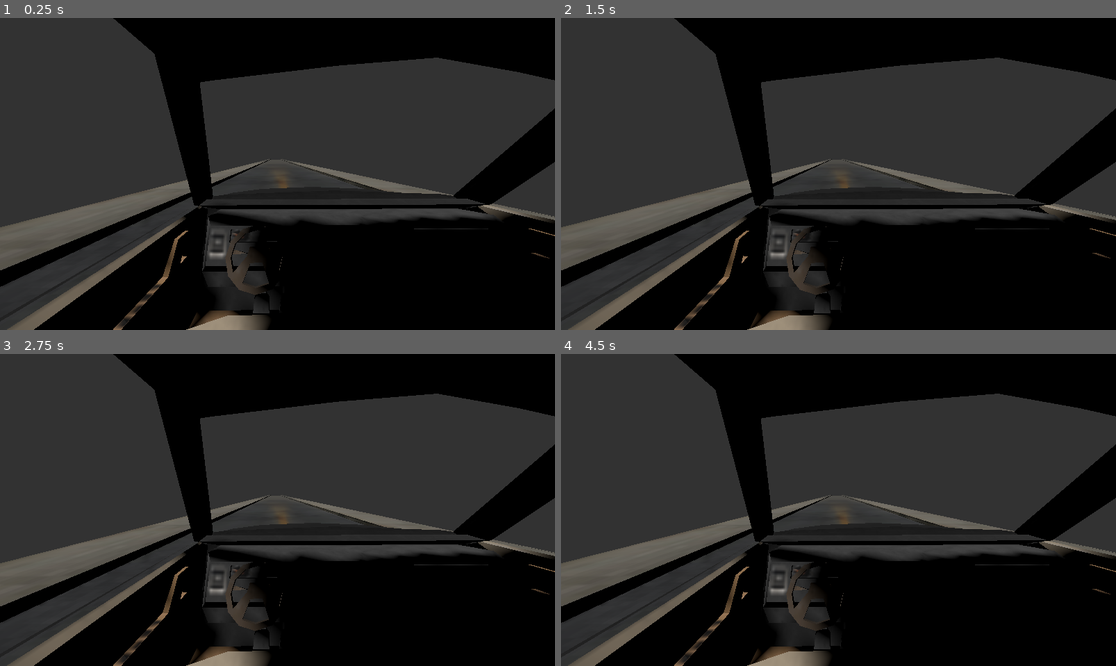
Above: before the commit, frames 1-4 (two rows, left to right).
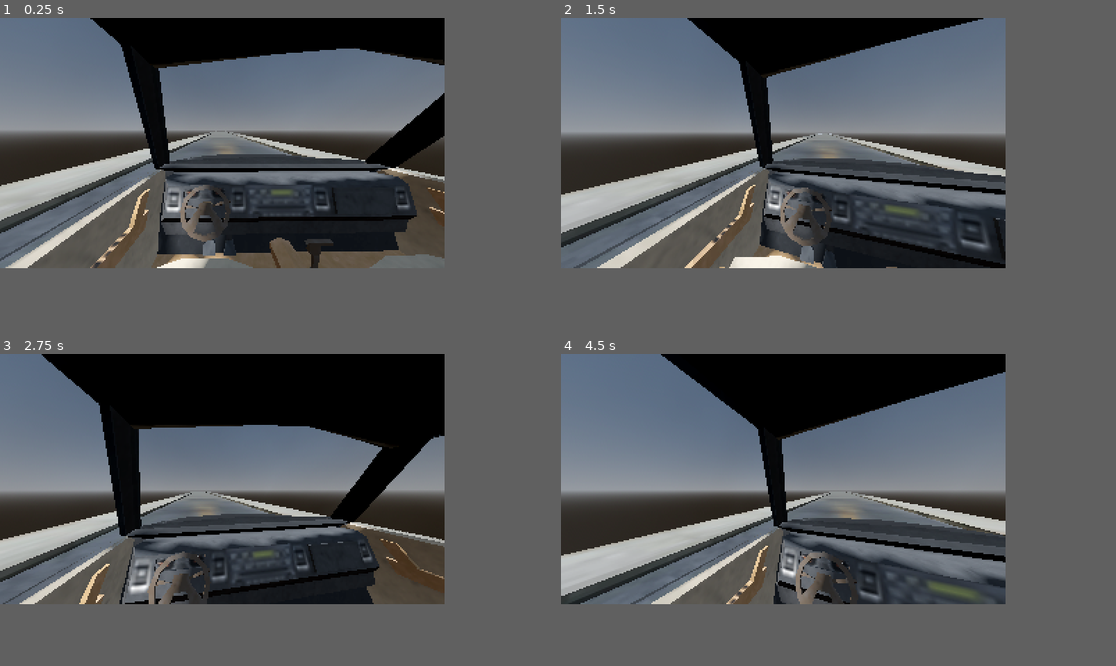
Above: after the commit, the same moments.

Repository: afif-ali/Night-Drive-98
Game: Godot game, scene res://scenes/main/main.tscn
Same seed, same stepped clock (60 frames per second), same inputs: the game is played once before the commit and once after it.
Inputs (mouse positions are in pixels of both pictures, inside the frame that each line leads up to):
- Up to frame 1 (0.25 s): no input
- Up to frame 2 (1.5 s): tap Enter at 0.5 s; move the mouse to (960, 158) at 0.52 s; hold Right 0.53-1.28 s; tap Alt at 0.6 s; tap Space at 1.25 s; move the mouse to (727, 189) at 1.27 s; hold Down from 1.28 s (still down); tap Shift at 1.35 s
- Up to frame 3 (2.75 s): tap Enter at 2 s; move the mouse to (333, 441) at 2.02 s; release Down at 2.03 s; hold Right from 2.03 s (still down); tap Alt at 2.1 s
- Up to frame 4 (4.5 s): tap Space at 2.75, 4.25 s; move the mouse to (810, 572) at 2.77 s; release Right at 2.78 s; hold Up 2.78-3.53 s; tap Shift at 2.85, 4.35 s; tap Enter at 3.5 s; move the mouse to (1005, 556) at 3.52 s; hold Left from 3.53 s (still down); tap Alt at 3.6 s; move the mouse to (672, 463) at 4.27 s
The window is 799x449 before the commit and 640x360 after it. Grey fills any space a smaller window leaves; there, only what the larger window draws over its background counts as a difference.

The runs differ from the first frame. In frame 1, 58% of the frame differs, in the area x 0-100%, y 0-100%; in frame 2, 60%; in frame 3, 59%; in frame 4, 61%.

Commit message:
camera controls

Diff:
--- a/project.godot
+++ b/project.godot
@@ -14,6 +14,13 @@
 run/main_scene="uid://b0dfptsokukud"
 config/features=PackedStringArray("4.6", "Mobile")
 
+[display]
+
+window/size/viewport_width=320
+window/size/viewport_height=180
+window/size/mode=4
+window/stretch/mode="viewport"
+
 [editor_plugins]
 
 enabled=PackedStringArray("res://addons/godot_super-wakatime/plugin.cfg")
--- /dev/null
+++ b/scenes/car/car.gd
@@ -0,0 +1,17 @@
+extends Node3D
+
+
+
+func _ready() -> void:
+	Input.mouse_mode = Input.MOUSE_MODE_CAPTURED
+
+func _unhandled_input(event: InputEvent) -> void:
+	if event is InputEventMouseMotion:
+		if Input.mouse_mode == Input.MOUSE_MODE_CAPTURED:
+			$Neck.rotate_y(-event.relative.x * 0.005)
+			$Neck/Camera3D.rotate_x(+event.relative.y * 0.005)
+			$Neck.rotation.y = clamp($Neck.rotation.y, deg_to_rad(-25), deg_to_rad(25))
+			$Neck/Camera3D.rotation.x = clamp($Neck/Camera3D.rotation.x, deg_to_rad(-5), deg_to_rad(5))
+
+func _process(delta: float) -> void:
+	pass
--- a/scenes/car/car.tscn
+++ b/scenes/car/car.tscn
@@ -1,5 +1,6 @@
 [gd_scene format=4 uid="uid://08ok2t2bbhaq"]
 
+[ext_resource type="Script" uid="uid://bv4250shfgpet" path="res://scenes/car/car.gd" id="1_rytg7"]
 [ext_resource type="Material" uid="uid://csm1quswa780x" path="res://assets/Retro Car1.0/car.tres" id="1_yhfra"]
 [ext_resource type="Material" uid="uid://bqlwwig06odbf" path="res://assets/Retro Car1.0/window.tres" id="2_rytg7"]
 
@@ -566,6 +567,7 @@
 shadow_mesh = SubResource("ArrayMesh_dpd1p")
 
 [node name="Car" type="Node3D" unique_id=1654227961 groups=["controller"]]
+script = ExtResource("1_rytg7")
 
 [node name="Car" type="Node3D" parent="." unique_id=1576897138]
 transform = Transform3D(1, 0, 0, 0, 1, 0, 0, 0, 1, 0, 0.71, 0)
@@ -622,7 +624,10 @@
 transform = Transform3D(-100, 4.5796976e-05, 3.5280096e-05, 5.6425983e-05, 90.59781, 42.332462, -1.2576003e-05, 42.332455, -90.597824, 0.52544034, 0.09080356, 0.23316357)
 mesh = SubResource("ArrayMesh_quugw")
 
-[node name="Camera3D" type="Camera3D" parent="." unique_id=800930961]
-transform = Transform3D(-0.9998477, 0, 0.01745246, 0.0018242786, 0.9945219, 0.10451254, -0.017356852, 0.104528464, -0.99437046, 0.45715857, 1.175686, -0.32620233)
+[node name="Neck" type="Node3D" parent="." unique_id=1644005345]
+transform = Transform3D(1, 0, 0, 0, 1, 0, 0, 0, 1, 0.457, 1.176, -0.31739524)
+
+[node name="Camera3D" type="Camera3D" parent="Neck" unique_id=800930961]
+transform = Transform3D(-0.9998477, 0, 0.01745246, 0.0018242786, 0.9945219, 0.10451254, -0.017356852, 0.104528464, -0.99437046, 0, 0, 0)
 fov = 90.0
 far = 100.0
--- a/scenes/main/main.tscn
+++ b/scenes/main/main.tscn
@@ -3,14 +3,30 @@
 [ext_resource type="PackedScene" uid="uid://08ok2t2bbhaq" path="res://scenes/car/car.tscn" id="3_k2fmo"]
 [ext_resource type="Script" uid="uid://cwhqq73jhoe3k" path="res://scenes/main/road_manager.gd" id="4_l3cfh"]
 
+[sub_resource type="ProceduralSkyMaterial" id="ProceduralSkyMaterial_iuonh"]
+sky_horizon_color = Color(0.66224277, 0.6717428, 0.6867428, 1)
+ground_horizon_color = Color(0.66224277, 0.6717428, 0.6867428, 1)
+
+[sub_resource type="Sky" id="Sky_k2fmo"]
+sky_material = SubResource("ProceduralSkyMaterial_iuonh")
+
+[sub_resource type="Environment" id="Environment_l3cfh"]
+background_mode = 2
+sky = SubResource("Sky_k2fmo")
+tonemap_mode = 2
+glow_enabled = true
+
 [node name="Main" type="Node3D" unique_id=119509902]
+
+[node name="WorldEnvironment" type="WorldEnvironment" parent="." unique_id=10970632]
+environment = SubResource("Environment_l3cfh")
 
 [node name="DirectionalLight3D" type="DirectionalLight3D" parent="." unique_id=1259563194]
 transform = Transform3D(-0.8660254, -0.43301278, 0.25, 0, 0.49999997, 0.86602545, -0.50000006, 0.75, -0.43301266, 0, 0, 0)
 shadow_enabled = true
 
 [node name="Car" parent="." unique_id=1654227961 instance=ExtResource("3_k2fmo")]
-transform = Transform3D(0.9999999, 0, 0, 0, 0.99999994, 0, 0, 0, 0.99999994, 0, 0, 0)
+transform = Transform3D(0.9999999, 0, 0, 0, 0.99999994, 0, 0, 0, 0.99999994, 0, 0, 99)
 
 [node name="RoadManager" type="Node3D" parent="." unique_id=1079258026]
 script = ExtResource("4_l3cfh")
--- a/scenes/main/road_manager.gd
+++ b/scenes/main/road_manager.gd
@@ -11,8 +11,10 @@
 
 func _ready() -> void:
 	add_chunk_index(0, RENDER_DIST)
-	add_chunk_index(1, 20)
-	print(materials)
+#                  ( INDEX , AMOUNT )
+	add_chunk_index(   1   ,   20   )
+	add_chunk_index(   0   ,   01   )
+	add_chunk_index(   1   ,   20   )
 
 	modules.resize(RENDER_DIST*2+1)
 	for i in range(RENDER_DIST*2+1):
Not shown, added: scenes/car/car.gd.uid
